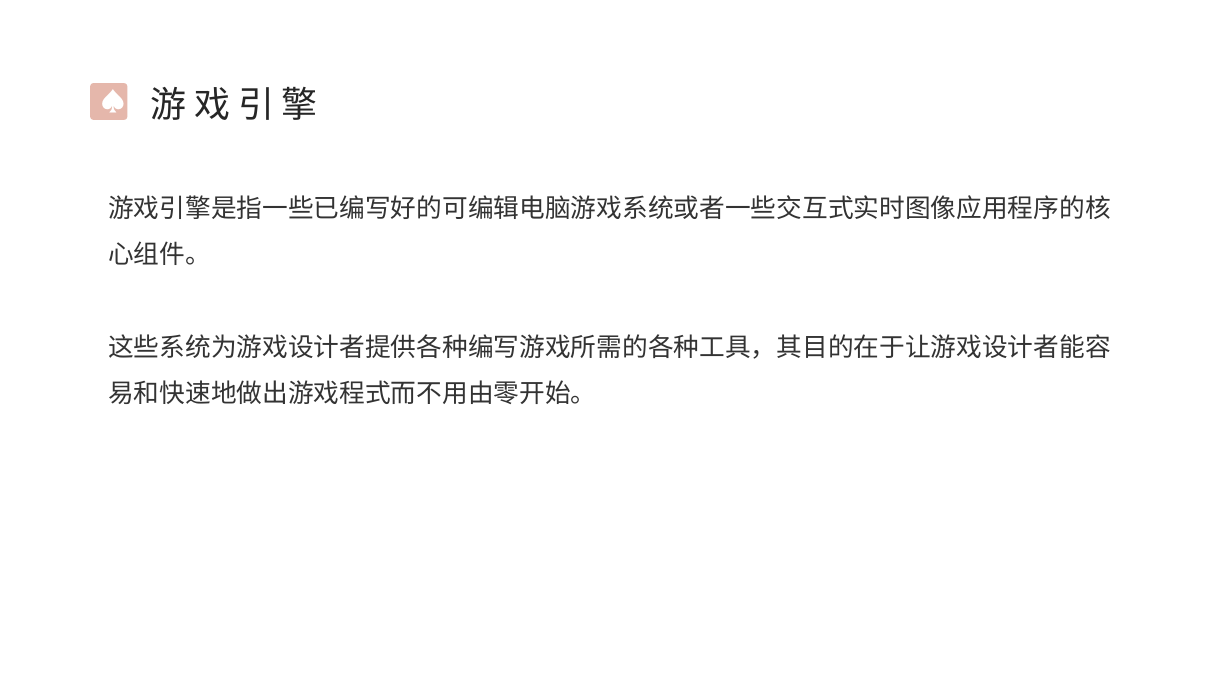
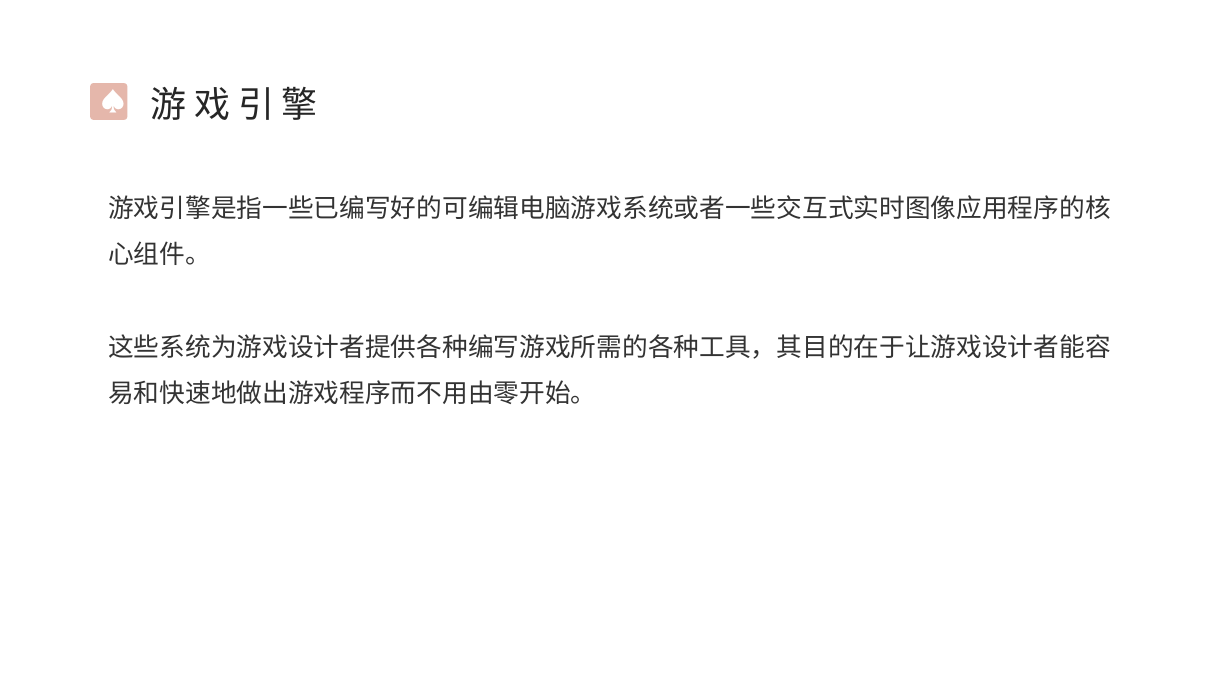
Before and after one commit to zfoo-project/godot-start, a slide deck: slide 2 of doc/demo01_hello/Godot教程的课程内容.pptx. Drawn at 1232x693 pixels with LibreOffice and Linux fonts; fonts in the diff are those of the drawing; background and template pictures are left out. Boxes give left, top, right and bottom in pixels: in the first picture for what was removed or moved away, otherwise in the second. Text is boxed around its words. In the diff, an @@ line names an element or a change of style, - is before the commit and + after.

```diff
--- a/doc/demo01_hello/Godot教程的课程内容.pptx
+++ b/doc/demo01_hello/Godot教程的课程内容.pptx
@@ text at [108, 334, 1111, 404]: text changed @@
-这些系统为游戏设计者提供各种编写游戏所需的各种工具，其目的在于让游戏设计者能容易和快速地做出游戏程式而不用由零开始。
+这些系统为游戏设计者提供各种编写游戏所需的各种工具，其目的在于让游戏设计者能容易和快速地做出游戏程序而不用由零开始。
```
Also in this commit, not shown: 1 other slide changed, 1 other file.
